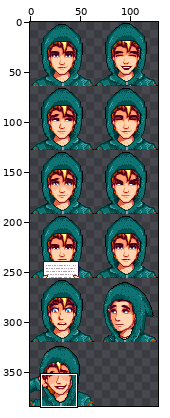
Sprite sheet, stored at Portraits/Sam/Sam_Fall_Outdoor_Rain.png. The first picture is a wide view before the edit; the outline marks the close-up.
Close-up. Before:
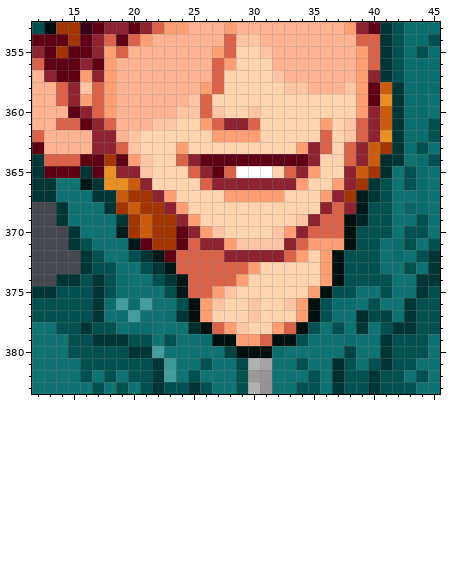
The file is 128x384 pixels. Pixels under 10% opacity are left out. Colours within 5 levels of each other are drawn and written as one. Shown: x 12..45, y 353..383. The commit also changed other parts of the picture, which this record leaves out.
The result:
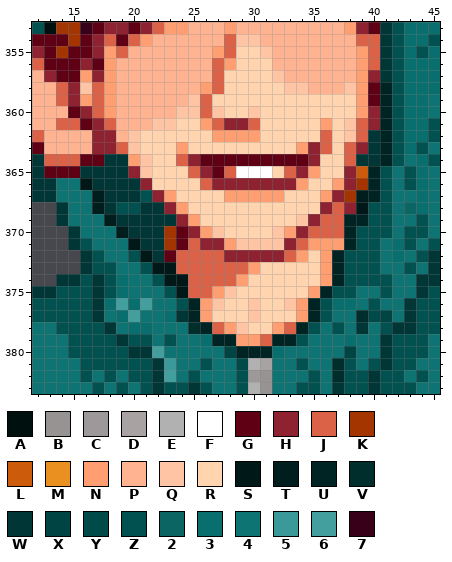
Palette (. is transparent): A #00100f  B #979393  C #9d9899  D #a8a3a2  E #b1b1b1  F #ffffff  G #5f0014  H #8e2230  J #db6247  K #a43400  L #cc5c0c  M #e99021  N #ff9e70  P #ffb390  Q #ffc4a3  R #ffd4af  S #001817  T #001e1d  U #002423  V #002e2d  W #003635  X #004544  Y #004b4a  Z #005150  2 #0a6563  3 #086f6e  4 #0e7473  5 #3b9a99  6 #439f9e  7 #390019
Edits made:
Changed rows in their new state; - is an unchanged pixel.
first column x 16:
358 -------------------------UZ
359 -------------------------UZ
360 -------------------------UZ
361 -------------------------UZ
362 ------------------------WUZ
363 ------------------------WUZ
364 --WW-------------------WWUZ
365 -WWW--------------------UZ-
366 --WWW-------------------U--
367 -T-WWZ------------------U--
368 -T-ZZWW--------------------
369 --T-WWWW--------------U----
370 ----WWW---------------U----
371 -----WW---------------U----
372 -----SW--------------U-----
373 ------S--------------U-----
374 -------S-------------U-----
375 --------------------U------
376 ---------U---------U-------
377 ---------U---------U-------
378 Z-W-------U-------U--------
379 -ZZ--------UU---UU---------
380 -------------UUU-----------
Changed places in both close-ups, as pixel boxes (x1, y1, x2, y2):
changed: (80, 82, 404, 358)
